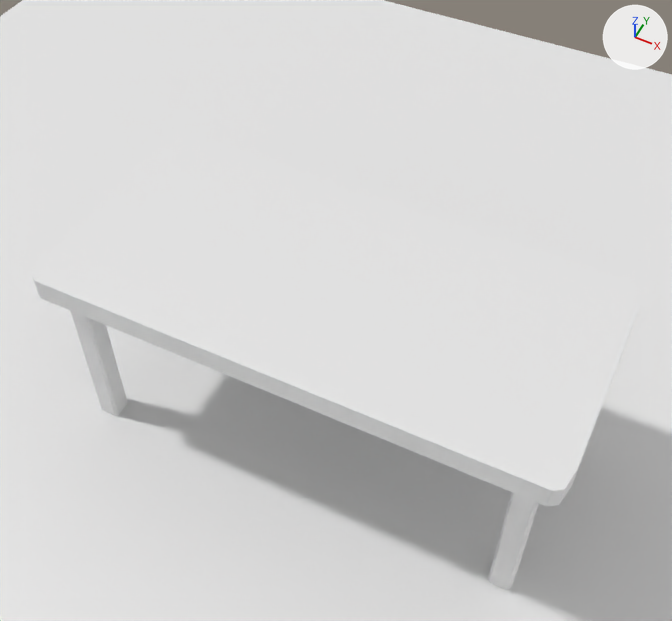
The Blender file SpieleProgSoSe2017/Assets/Meshes/SurroundingRoom/blend/TheRoom.blend as it was, and as the next commit left it.
Camera for both pictures: a 50 mm lens placed at (911.0, -1814.0, 2886.0), pointed at (-176.0, 361.0, 167.0). Lighting does not change. The marker at upper right points along +X, +Y and +Z.

Objects in the first picture: 'Floor', 'TablePlate', 'TablePlate.003', 'TablePlate.004'.
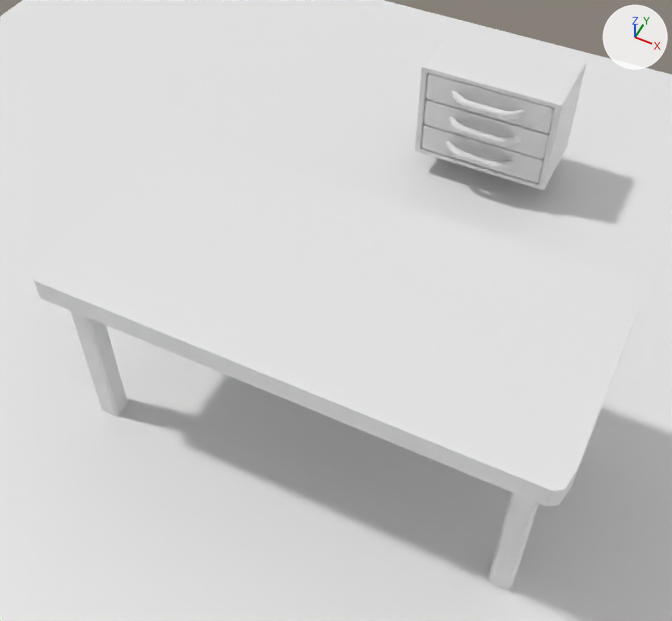
Patch to the scene script:
```diff
--- a/SpieleProgSoSe2017/Assets/Meshes/SurroundingRoom/blend/TheRoom.blend.py
+++ b/SpieleProgSoSe2017/Assets/Meshes/SurroundingRoom/blend/TheRoom.blend.py
@@ ob_outerthingy @@
+ob_outerthingy = bpy.data.objects.new('OuterThingy', me_cube_002)  # 16 vertices, 14 faces; spans x -1.0..1.0, y -1.0..1.0, z -1.14..1.0; modifiers BEVEL
+ob_outerthingy.parent = ob_drawerchest
+ob_outerthingy.location = (0.0, 0.0, 513.7)
+ob_outerthingy.scale = (450.0, 250.0, 308.0)
@@ ob_drawerchest @@
+ob_drawerchest = bpy.data.objects.new('DrawerChest', None)
+ob_drawerchest.location = (0.0, 1642.0, 0.0)
+ob_drawerchest.scale = (0.702, 0.702, 0.702)
@@ ob_handleupper @@
+ob_handleupper = bpy.data.objects.new('HandleUpper', me_cube_010)  # 32 vertices, 30 faces; spans x -8.8..8.7, y -0.7..3.3, z -1.0..1.0; modifiers SUBSURF
+ob_handleupper.parent = ob_upperdrawer
+ob_handleupper.location = (0.0, -322.2, 689.9)
+ob_handleupper.scale = (30.3, 30.3, 30.3)
@@ ob_upperdrawer @@
+ob_upperdrawer = bpy.data.objects.new('UpperDrawer', me_cube_003)  # a box spanning x -1.0..1.0, y -3.73..3.47, z -1.0..1.0; modifiers BEVEL
+ob_upperdrawer.parent = ob_drawerchest
+ob_upperdrawer.location = (0.0, 0.0, 689.9)
+ob_upperdrawer.scale = (404.0, 66.9, 94.6)
@@ ob_handlemid @@
+ob_handlemid = bpy.data.objects.new('HandleMid', me_cube_010.copy())  # modifiers SUBSURF
+ob_handlemid.parent = ob_middledrawer
+ob_handlemid.location = (0.0, -322.2, 492.9)
+ob_handlemid.scale = (30.3, 30.3, 30.3)
@@ ob_middledrawer @@
+ob_middledrawer = bpy.data.objects.new('MiddleDrawer', me_cube_003.copy())  # modifiers BEVEL
+ob_middledrawer.parent = ob_drawerchest
+ob_middledrawer.location = (0.0, 0.0, 493.2)
+ob_middledrawer.scale = (404.0, 66.9, 94.6)
@@ ob_handlelower @@
+ob_handlelower = bpy.data.objects.new('HandleLower', me_cube_010.copy())  # modifiers SUBSURF
+ob_handlelower.parent = ob_lowerdrawer
+ob_handlelower.location = (0.0, -322.2, 299.6)
+ob_handlelower.scale = (30.3, 30.3, 30.3)
@@ ob_lowerdrawer @@
+ob_lowerdrawer = bpy.data.objects.new('LowerDrawer', me_cube_003.copy())  # modifiers BEVEL
+ob_lowerdrawer.parent = ob_drawerchest
+ob_lowerdrawer.location = (0.0, 0.0, 297.6)
+ob_lowerdrawer.scale = (404.0, 66.9, 94.6)
```

Location of each change, [x1, y1, x2, y2] in pixels of the pictures (672 x 621 px):
'OuterThingy', added: after [415, 28, 586, 190]
'UpperDrawer', added: after [426, 73, 555, 133]
'MiddleDrawer', added: after [424, 99, 550, 159]
'LowerDrawer', added: after [422, 124, 544, 183]
'HandleUpper', added: after [451, 91, 525, 120]
'HandleMid', added: after [448, 117, 520, 146]
'HandleLower', added: after [446, 141, 516, 170]
